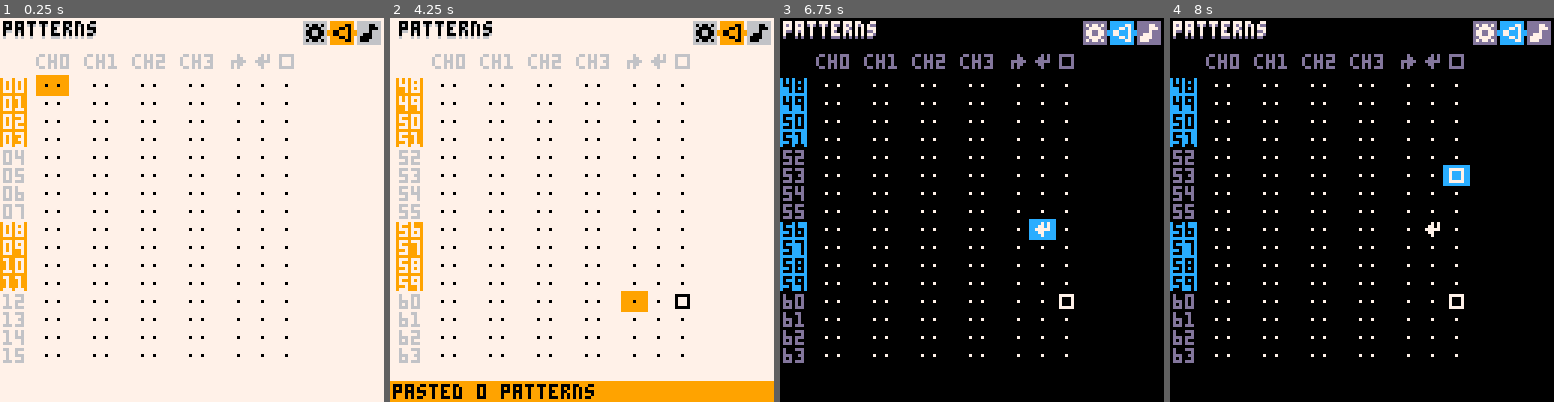
Above: before the commit, frames 1-4 (left to right).
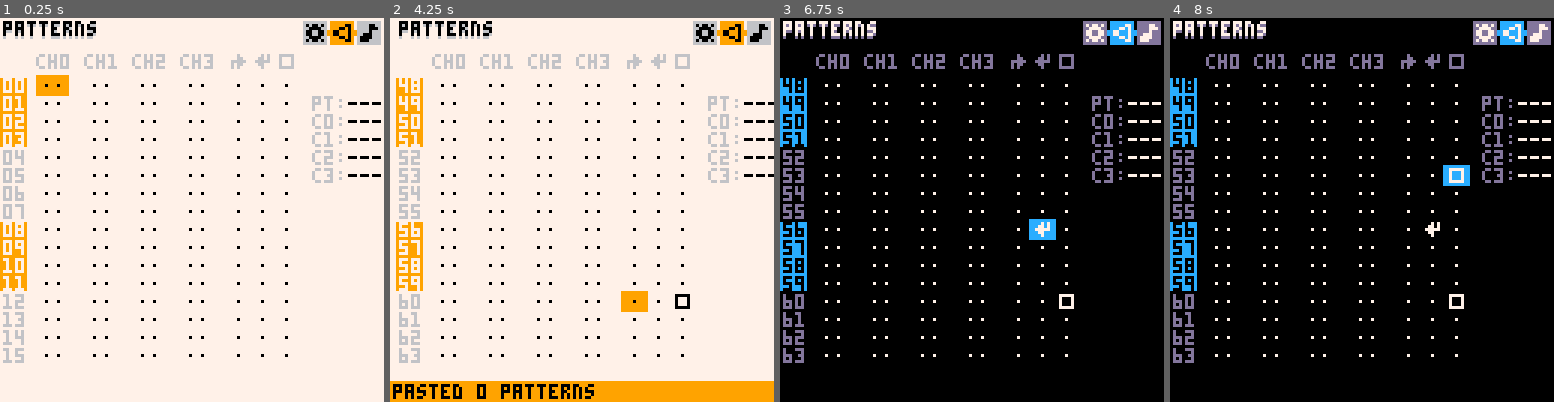
Above: after the commit, the same moments.

Repository: romainchapou/pico-sound-dj
Game: PICO-8 cartridge psdj.p8
Two runs of this game, one before a commit and one after it. Both use one fixed random seed, a clock stepped at 60 frames per second and the inputs below.
Inputs:
- Up to frame 1 (0.25 s): no input
- Up to frame 2 (4.25 s): tap X (X key) at 0.33, 1.07, 1.85, 2.97, 4.08 s; tap O (Z key) at 0.7, 1.7, 2.1, 2.5, 2.9, 3.3, 3.7, 4.1 s; hold Right 1.6-2.1 s; hold Up 2.15-2.42 s; hold Right 2.47-3.03 s; hold Left 3.08-3.58 s; hold Down 3.63-3.97 s; hold Right from 4.02 s (still down)
- Up to frame 3 (6.75 s): tap O (Z key) every 0.4 s from 4.5 to 6.5 s; release Right at 4.68 s; hold Up 4.73-5.03 s; hold Left 5.08-5.68 s; tap X (X key) at 5.2, 6.32 s; hold Down 5.73-6.03 s; hold Right 6.08-6.58 s; hold Right from 6.63 s (still down)
- Up to frame 4 (8 s): tap O (Z key) at 6.9, 7.3, 7.7 s; release Right at 7.13 s; hold Up 7.18-7.45 s; tap X (X key) at 7.43 s; hold Right from 7.5 s (still down)

The runs differ from the first frame. In frame 1, 0.9% of the frame differs, in the area x 81-100%, y 20-43%; in frame 2, 0.8%; in frame 3, 0.9%; in frame 4, 0.9%.

Commit message:
Add play infos in pattern view

Diff:
--- a/note_widget.lua
+++ b/note_widget.lua
@@ -5,8 +5,7 @@
     end
 
     if is_activated then
-      print(NOTE_NAMES[value % 12 + 1], x, y, 0)
-      print(value \ 12, x+8, y, 0)
+      print(pitch_to_str(value), x, y, 0)
     else
       print("...", x, y-2, 0)
     end
--- a/pattern_editor.lua
+++ b/pattern_editor.lua
@@ -162,6 +162,16 @@
     if is_in_range(cur_playing_pattern, first_visible_pattern, first_visible_pattern+15) then
       spr(1, start_x - 4, start_y + (cur_playing_pattern - first_visible_pattern)%16 * 6)
     end
+
+    -- play infos
+
+    print("pt:", 104, 26, 6)
+    print(stat(54) >= 0 and stat(54) or "---", 116, 26, 0)
+
+    for i=0,3 do
+      print("c" .. i .. ":", 104, 32 + 6*i, 6)
+      print(get_playing_note(i), 116, 32 + 6*i, 0)
+    end
   end,
 
   -- update functions
--- a/utils.lua
+++ b/utils.lua
@@ -57,3 +57,27 @@
 
   return 0
 end
+
+function pitch_to_str(val)
+  local name, oct = NOTE_NAMES[val % 12 + 1], val \ 12
+
+  return #name == 1 and name .. " " .. oct or name .. oct
+
+end
+
+function get_playing_note(channel)
+  local sfx_id = stat(46 + channel)
+
+  if sfx_id < 0 then
+    return "---"
+  end
+
+  local data = peek2(0x3200 + 68*sfx_id + 2*stat(50 + channel))
+  local note, volume = data & 0b0000000000111111, shr(data & 0b0000111000000000, 9)
+
+  if volume == 0 then
+    return ""
+  end
+
+  return pitch_to_str(note)
+end
Not shown, changed: todos.md
